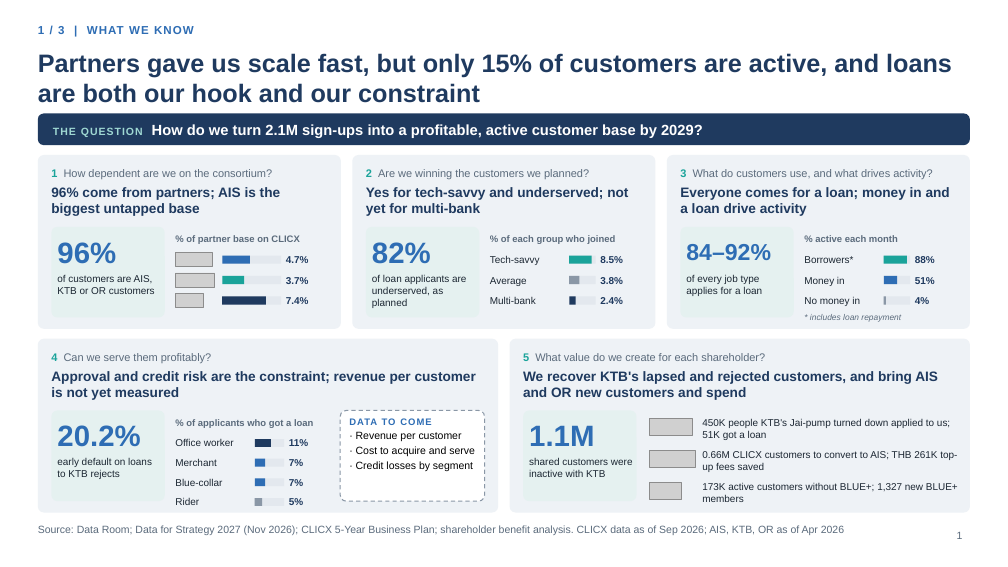
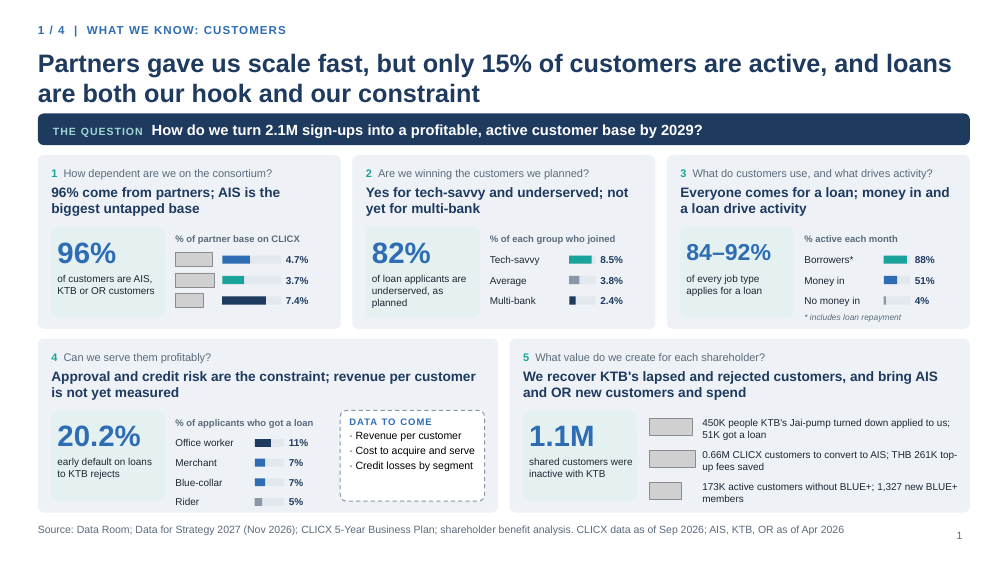
Before and after one commit to hweisim/claude_code, a slide deck: slide 1 of clicx_insights/CLICX_2027_Board_Storyline.pptx. Drawn at 1008x567 pixels with LibreOffice and Linux fonts; fonts in the diff are those of the drawing; grey boxes stand for pictures; background and template pictures are left out. Boxes give left, top, right and bottom in pixels: in the first picture for what was removed or moved away, otherwise in the second. Text is boxed around its words. In the diff, an @@ line names an element or a change of style, - is before the commit and + after.

```diff
--- a/clicx_insights/CLICX_2027_Board_Storyline.pptx
+++ b/clicx_insights/CLICX_2027_Board_Storyline.pptx
@@ text at (x1=38, y1=26, x2=286, y2=34): text changed @@
-1 / 3 | WHAT WE KNOW
+1 / 4 | WHAT WE KNOW: CUSTOMERS
```
Also in this commit, not shown: 2 other slides changed, 1 slide added, 5 other files.
